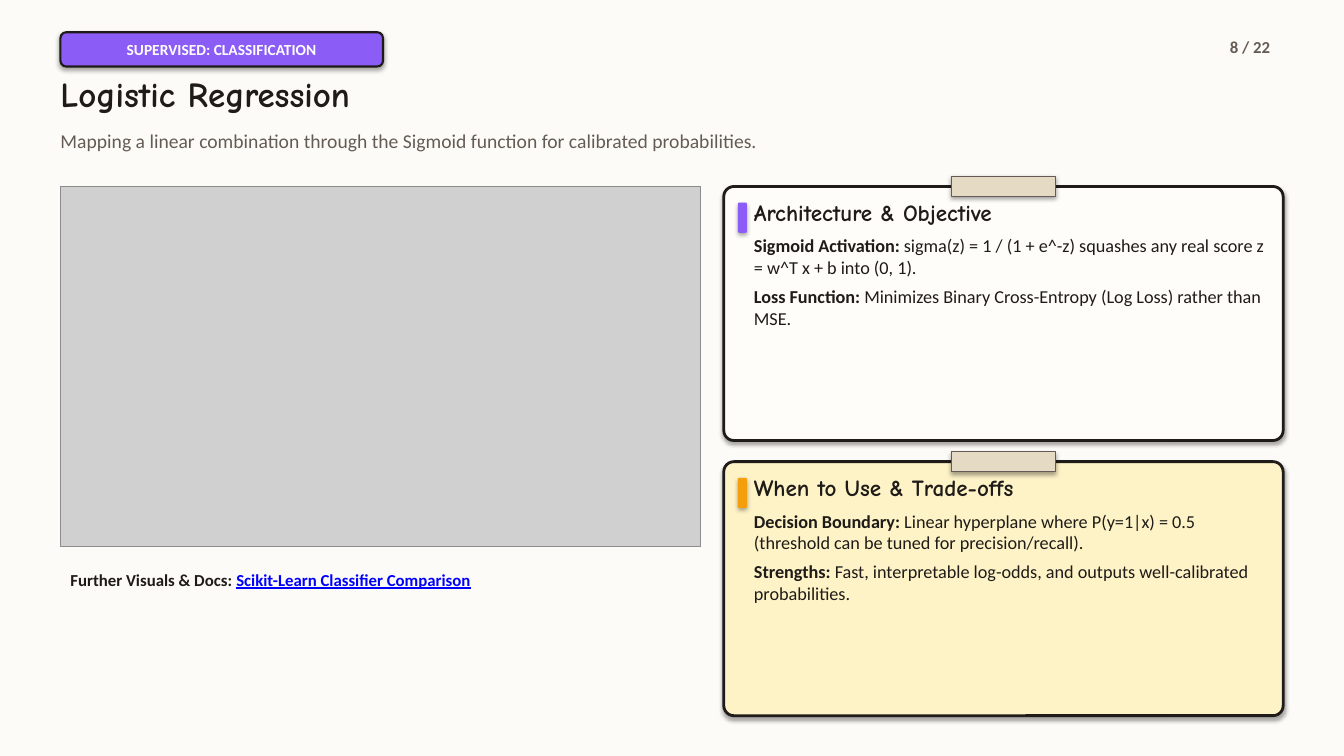
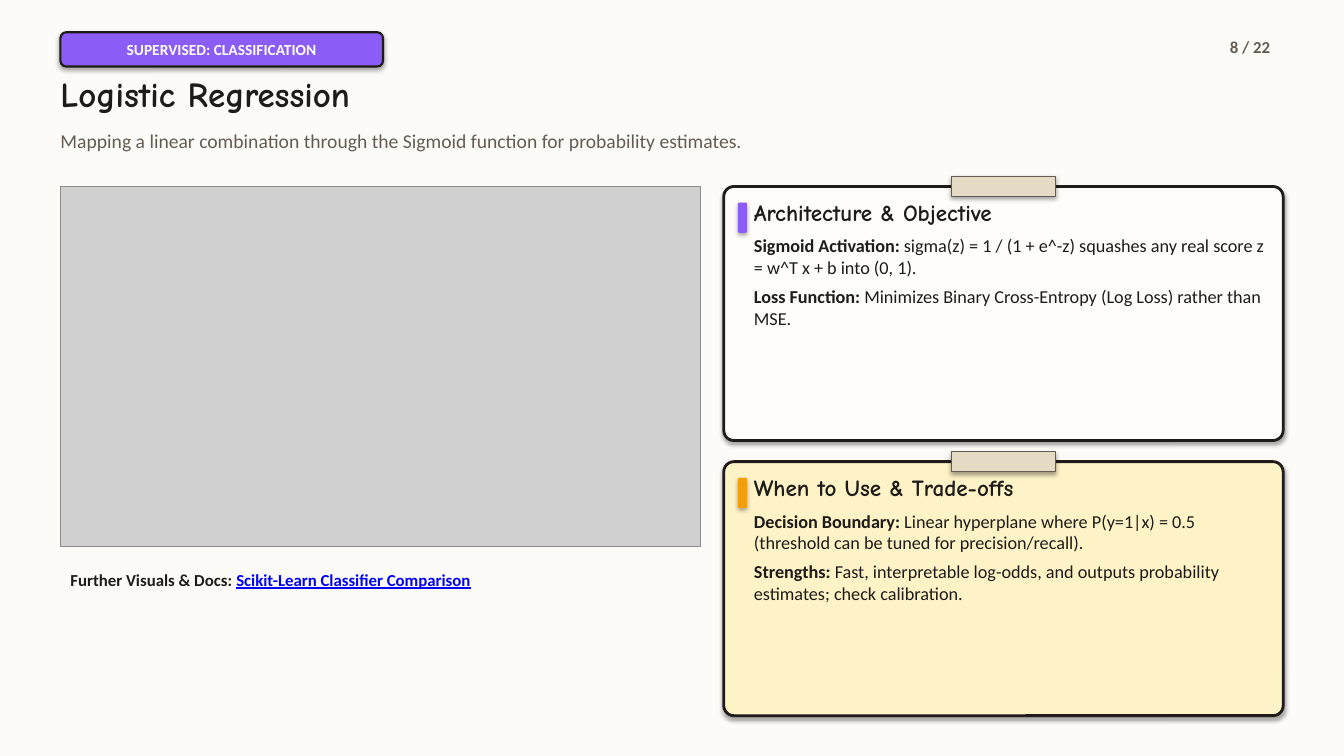
Before and after one commit to Ewan-Dkhar/Models, a slide deck: slide 8 of ml_models_lecture.pptx. Drawn at 1344x756 pixels with LibreOffice and Linux fonts; fonts in the diff are those of the drawing; grey boxes stand for pictures. Boxes give left, top, right and bottom in pixels: in the first picture for what was removed or moved away, otherwise in the second. Text is boxed around its words. In the diff, an @@ line names an element or a change of style, - is before the commit and + after.

```diff
--- a/ml_models_lecture.pptx
+++ b/ml_models_lecture.pptx
@@ text at <box>60,134,742,152</box>: text changed @@
-Mapping a linear combination through the Sigmoid function for calibrated probabilities.
+Mapping a linear combination through the Sigmoid function for probability estimates.
@@ text at <box>754,565,1219,602</box>: text changed @@
-Strengths: Fast, interpretable log-odds, and outputs well-calibrated probabilities.
+Strengths: Fast, interpretable log-odds, and outputs probability estimates; check calibration.
```
Also in this commit, not shown: 4 other slides changed, 4 other files.
